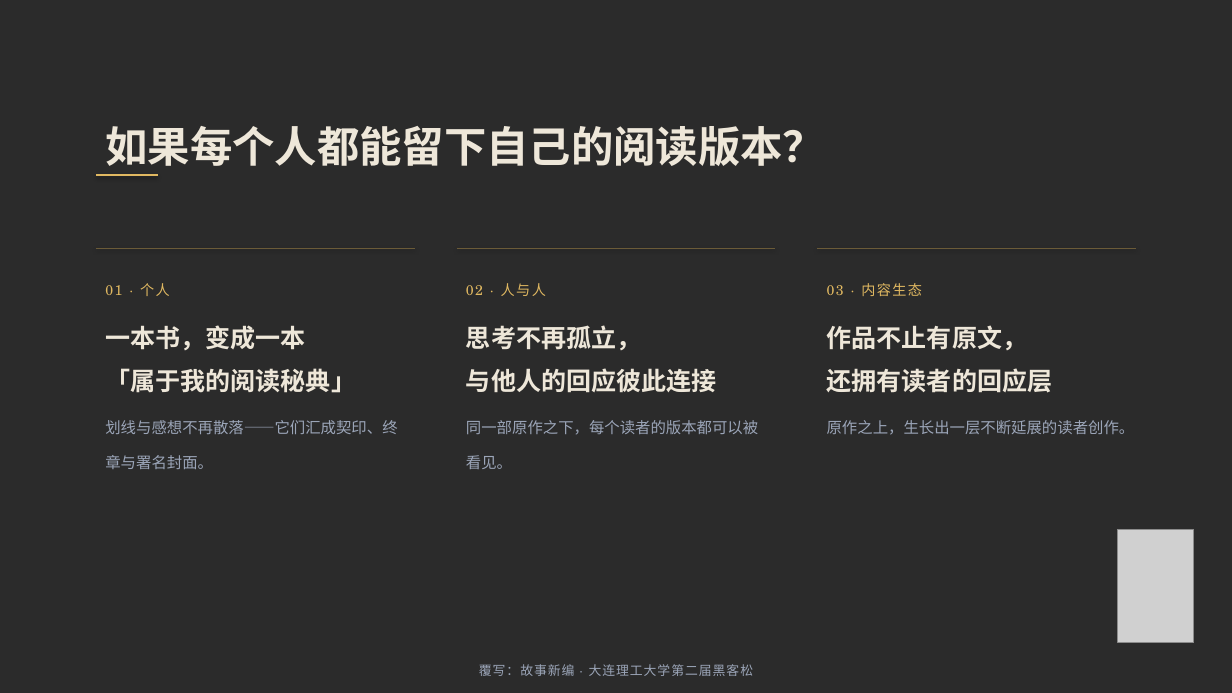
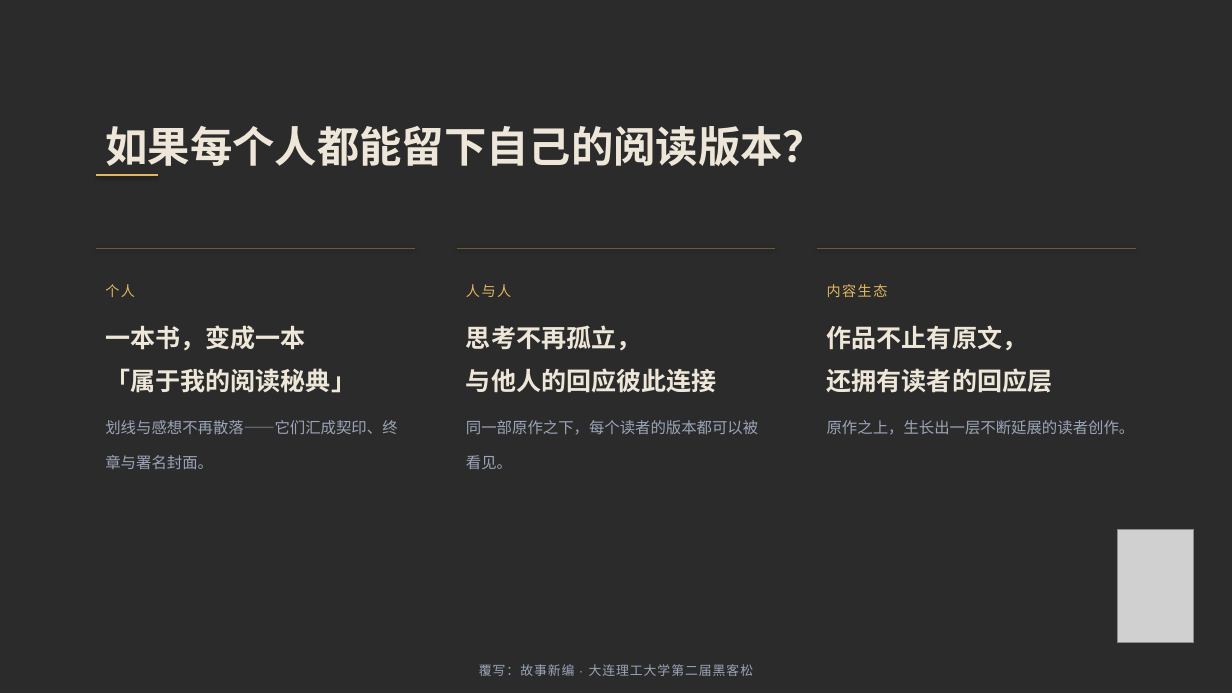
Before and after one commit to PlutoNebula/Overwriting--AnotherChoice, a slide deck: slide 11 of 产品演示.pptx. Drawn at 1232x693 pixels with LibreOffice and Linux fonts; fonts in the diff are those of the drawing; grey boxes stand for pictures; background and template pictures are left out; a plain dark background stands for a picture behind light text. Boxes give left, top, right and bottom in pixels: in the first picture for what was removed or moved away, otherwise in the second. Text is boxed around its words. In the diff, an @@ line names an element or a change of style, - is before the commit and + after.

```diff
--- a/产品演示.pptx
+++ b/产品演示.pptx
@@ text at (105,284,135,297): text changed @@
-01 · 个人
+个人
@@ text at (466,284,511,297): text changed @@
-02 · 人与人
+人与人
@@ text at (827,284,888,297): text changed @@
-03 · 内容生态
+内容生态
```
Also in this commit, not shown: 1 other slide changed.
